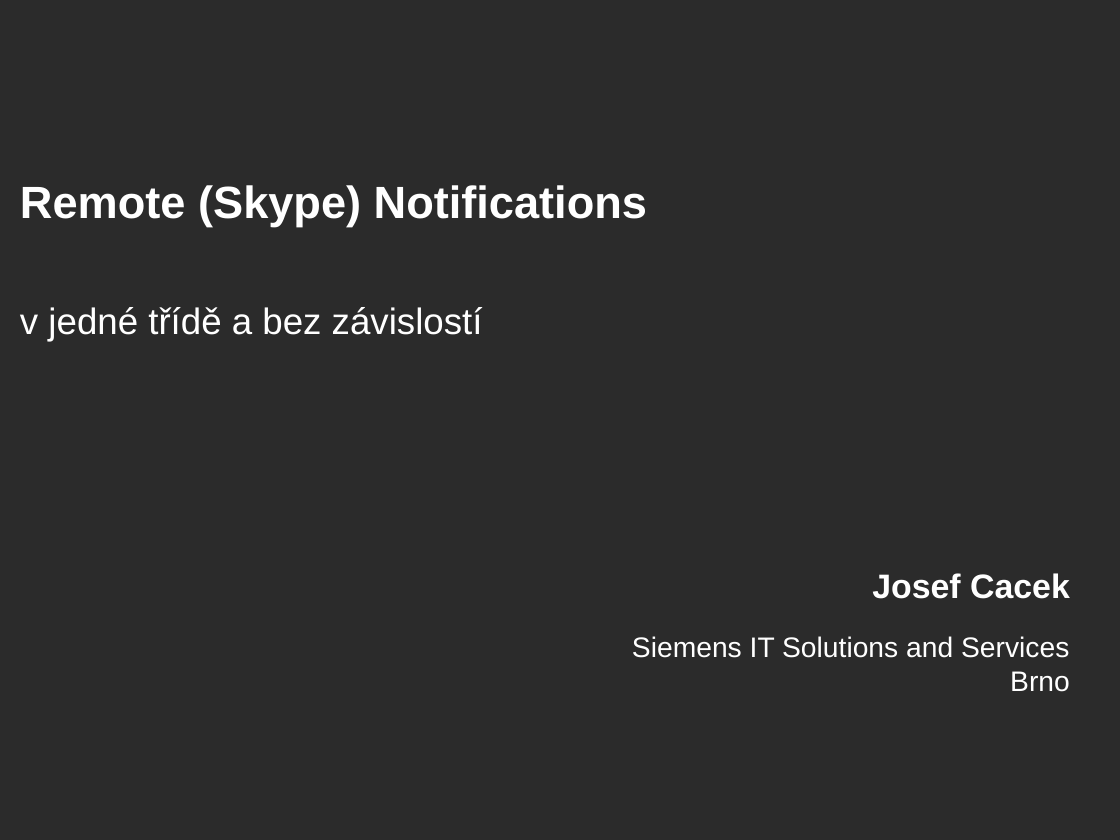
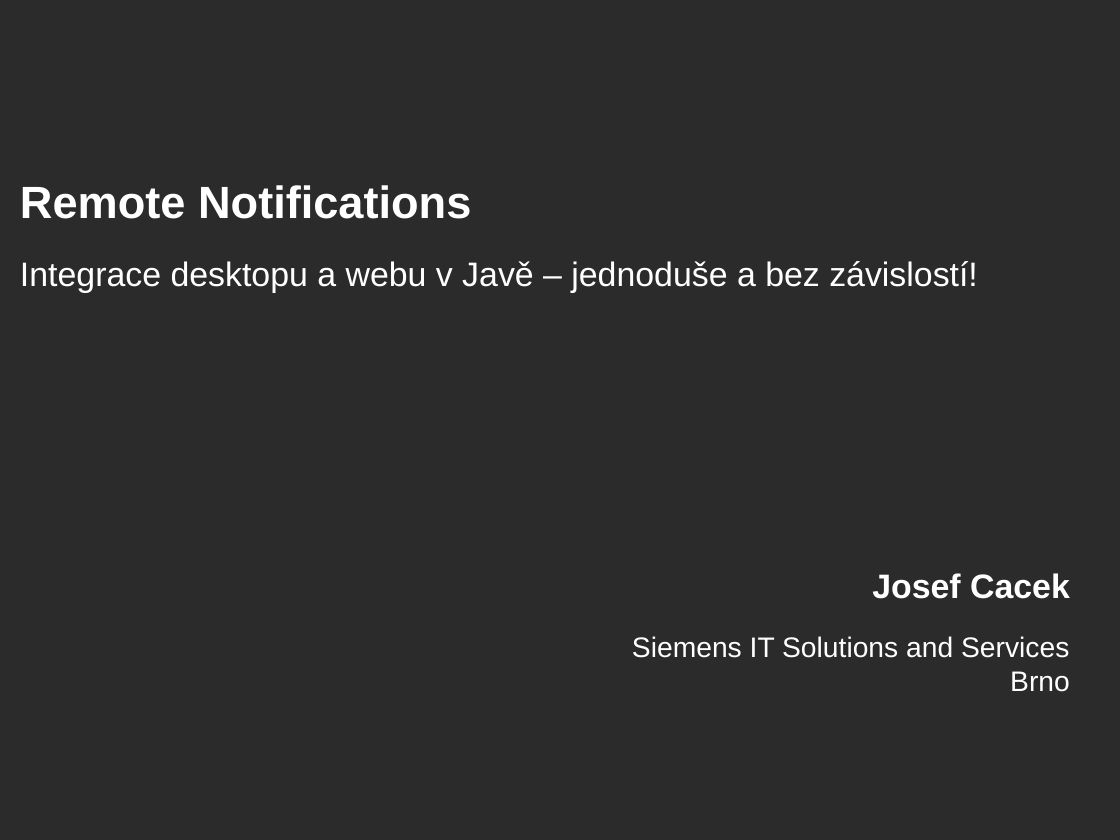
Before and after one commit to kwart/notifier, a slide deck: slide 1 of doc/Notifier.odp. Drawn at 1120x840 pixels with LibreOffice and Linux fonts; fonts in the diff are those of the drawing; background and template pictures are left out; a plain dark background stands for a picture behind light text. Boxes give left, top, right and bottom in pixels: in the first picture for what was removed or moved away, otherwise in the second. Text is boxed around its words. In the diff, an @@ line names an element or a change of style, - is before the commit and + after.

Commit message:
Link to github repo added and Title page changed

```diff
--- a/doc/Notifier.odp
+++ b/doc/Notifier.odp
@@ title at box(20, 185, 471, 219): text changed @@
-Remote (Skype) Notifications
+Remote Notifications
@@ subtitle at box(20, 261, 978, 292): text changed; size 26 to 24 pt @@
-v jedné třídě a bez závislostí
+Integrace desktopu a webu v Javě – jednoduše a bez závislostí!
```
Also in this commit, not shown: 1 other slide changed.
